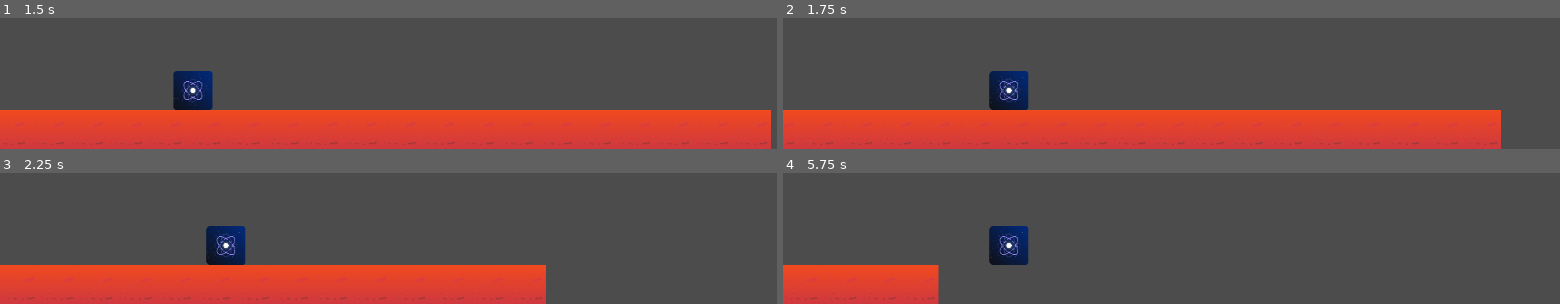
Above: before the commit, frames 1-4 (two rows, left to right).
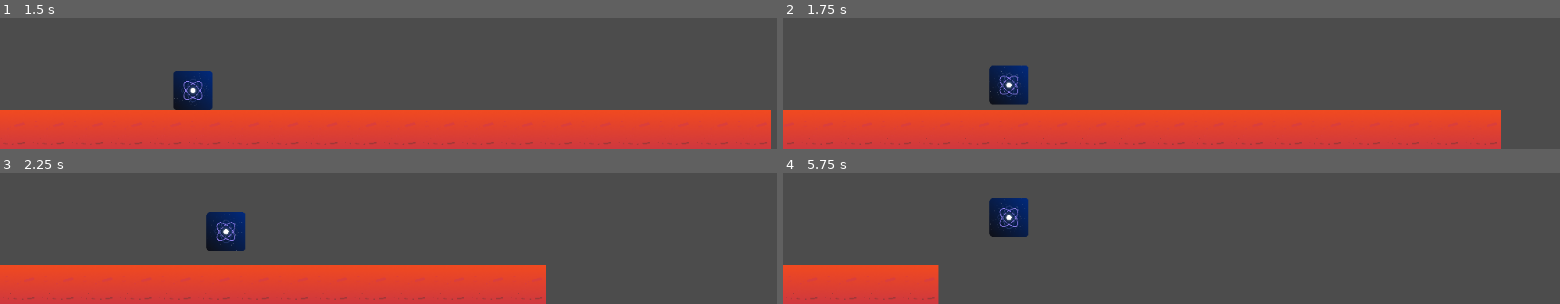
Above: after the commit, the same moments.

Repository: omnitrogen/quantics-dash
Game: Godot game, scene res://Scenes/Scene_1.tscn
The game is run twice, just before and just after one commit, with the same random seed, the same clock (stepped at 60 frames per second) and the same inputs. The project has no main scene, so this scene is started directly.
Inputs:
- Up to frame 1 (1.5 s): tap Enter at 0.5, 0.6 s; tap Space at 0.77, 0.8, 1.07, 1.25, 1.35 s
- Up to frame 2 (1.75 s): tap Space at 1.52 s; tap Enter at 1.55 s
- Up to frame 3 (2.25 s): tap Space at 1.82 s; tap Enter at 2.1 s
- Up to frame 4 (5.75 s): tap Space at 2.3, 3.02, 3.32, 3.5, 3.6, 3.77, 4.07, 4.52, 4.82, 5, 5.3 s; tap Enter at 2.75, 2.85, 4.25, 4.35, 5.1 s

Frame 1 is identical in both runs. In frame 2, 0.8% of the frame differs, in the area x 26-32%, y 35-71%; in frame 3, 1.4%; in frame 4, 2.5%, in the area x 26-32%, y 19-71%.

Commit message:
Modify player script

Diff:
--- a/GodotProject/Scenes/Player.gd
+++ b/GodotProject/Scenes/Player.gd
@@ -3,19 +3,45 @@
 # class member variables go here, for example:
 # var a = 2
 # var b = "textvar"
-export var speed = 10
+export var speedX = 10
+export var speedY = 2
+var startX = 0
+var startY = 0
+var jumping = false
 var playing = false
+var applied_force = Vector2(0,0)
 
 func _ready():
 	# Called when the node is added to the scene for the first time.
 	# Initialization here
 	pass
 
+
+func _process(delta):
+	pass
+
+func parabola(x, height, width):
+	return -sqrt(x+width)+height
+
+func jump():
+	if not jumping:
+		jumping = true
+		startX = position.x
+		startY = position.y
+
+
 func _unhandled_input(event):
-    if event is InputEventKey:
-        if event.pressed and event.scancode == KEY_ENTER:
-            playing = !playing
+	if event is InputEventKey and event.pressed:
+		match event.scancode:
+			KEY_ENTER:
+				playing = !playing
+			KEY_SPACE:
+				jump()
 
 func _physics_process(delta):
 	if playing:
-		move_and_collide(Vector2(speed,0))
+		if jumping:
+			applied_force = Vector2(speedX, speedY*(parabola(position.x+speedX-startX, 200, 200)-parabola(position.x-startX, 200, 200)))
+		else:
+			applied_force = Vector2(speedX, 0)
+		move_and_collide(applied_force)
--- a/GodotProject/Scenes/Player.tscn
+++ b/GodotProject/Scenes/Player.tscn
@@ -7,7 +7,7 @@
 custom_solver_bias = 0.0
 extents = Vector2( 10, 10 )
 
-[node name="Player" type="KinematicBody2D"]
+[node name="Player" type="KinematicBody2D" index="0"]
 
 position = Vector2( 25, 525 )
 input_pickable = false
--- a/GodotProject/Scenes/Scene_1.tscn
+++ b/GodotProject/Scenes/Scene_1.tscn
@@ -21,7 +21,8 @@
 
 position = Vector2( 200, 525 )
 script = ExtResource( 4 )
-speed = 10
+speedX = 10
+speedY = 2
 
 [node name="Camera2D" type="Camera2D" parent="Player" index="2"]
 
--- a/GodotProject/Scenes/World.gd
+++ b/GodotProject/Scenes/World.gd
@@ -2,6 +2,7 @@
 
 export(PackedScene) var tiles
 export(PackedScene) var scene
+
 # class member variables go here, for example:
 # var a = 2
 # var b = "textvar"
